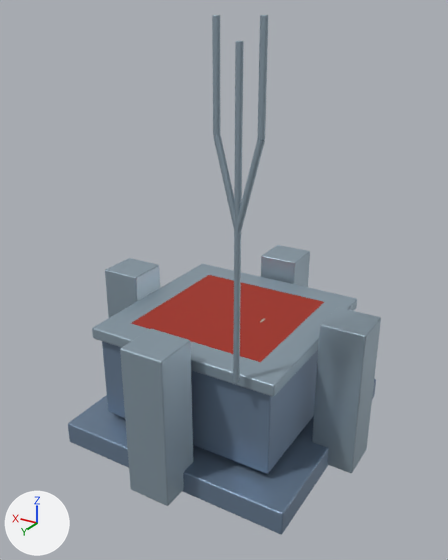
A saved change to the Blender file sources/docs/assets/reconstruction/launch-facilities/mauna/mn09/model.blend.
One viewpoint serves both versions: a 50 mm lens placed at (-2.39, 4.1, 3.41), pointed at (-0.01, 0.13, 1.43). The axes (+X, +Y, +Z) are drawn at lower left. The lights are the same throughout. The first picture is the older version.

Names of what the first picture shows: 'Aerial fork', 'Aerial fork tine', 'Aerial fork tine.001', 'Aerial fork.001', 'Aerial stem', 'Block buttress', 'Block buttress.001', 'Block buttress.002', 'Block buttress.003', 'Block roof ledge', 'Down-folding red hatch -1', 'Down-folding red hatch 1', 'Foundation slab', 'Modular block storey'.
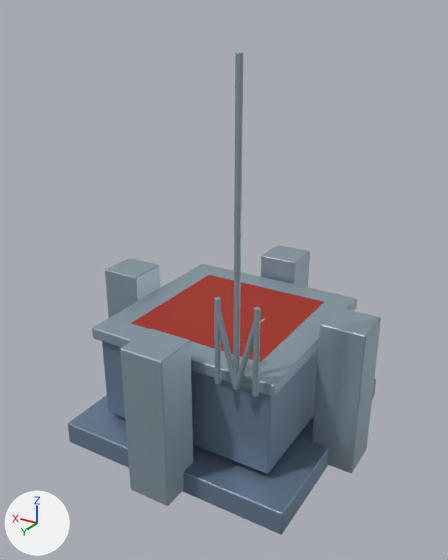
Where the change shows, as pixel boxes [x1, y1, x2, y2] in the pictures (448 x 560 px):
'Aerial stem', moved: before [233, 41, 243, 383]; after [233, 53, 243, 390]
'Aerial fork tine', moved: before [257, 15, 268, 141]; after [252, 307, 261, 397]
'Aerial fork tine.001', moved: before [212, 15, 220, 136]; after [214, 297, 221, 384]
'Aerial fork', moved: before [236, 140, 265, 232]; after [235, 320, 256, 390]
'Aerial fork.001', moved: before [213, 135, 236, 231]; after [216, 310, 235, 389]

What the commit changed:
Object 'Aerial stem' (ob_aerial_stem) moves from (-0.72, 0.72, 0.0) to (-0.72, 0.72, -0.06).
Object 'Aerial fork' (ob_aerial_fork) moves from (-0.72, 0.72, 0.0) to (-0.72, 0.72, -1.156).
Object 'Aerial fork tine' (ob_aerial_fork_tine) moves from (-0.72, 0.72, 0.0) to (-0.72, 0.72, -1.732).
Object 'Aerial fork.001' (ob_aerial_fork_001) moves from (-0.72, 0.72, 0.0) to (-0.72, 0.72, -1.156).
Object 'Aerial fork tine.001' (ob_aerial_fork_tine_001) moves from (-0.72, 0.72, 0.0) to (-0.72, 0.72, -1.732).
